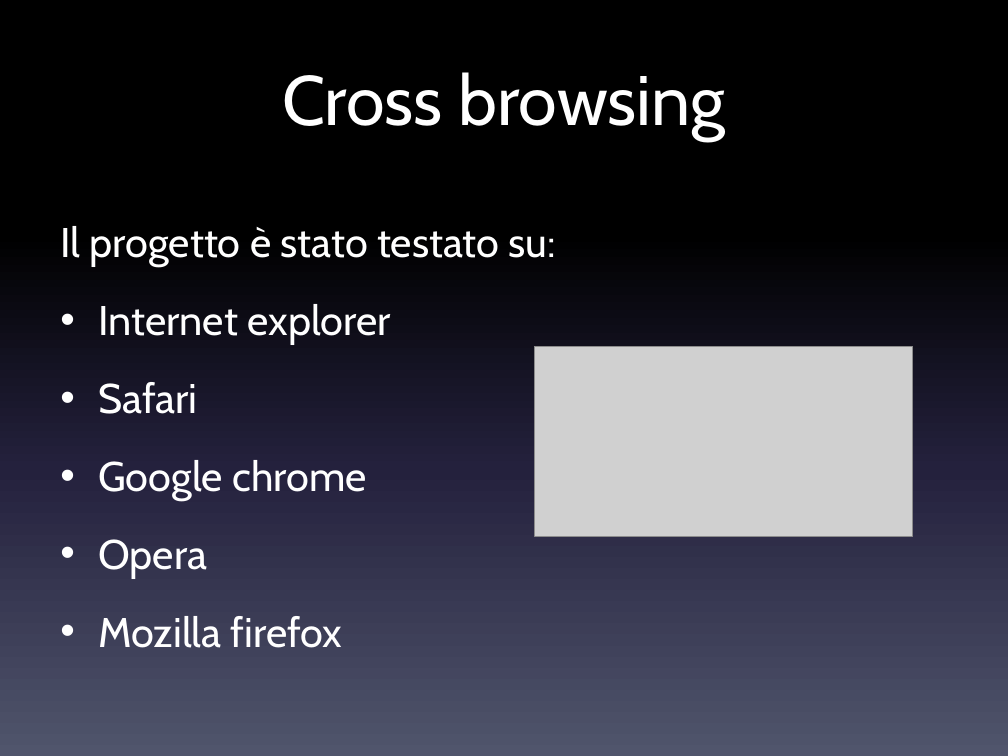
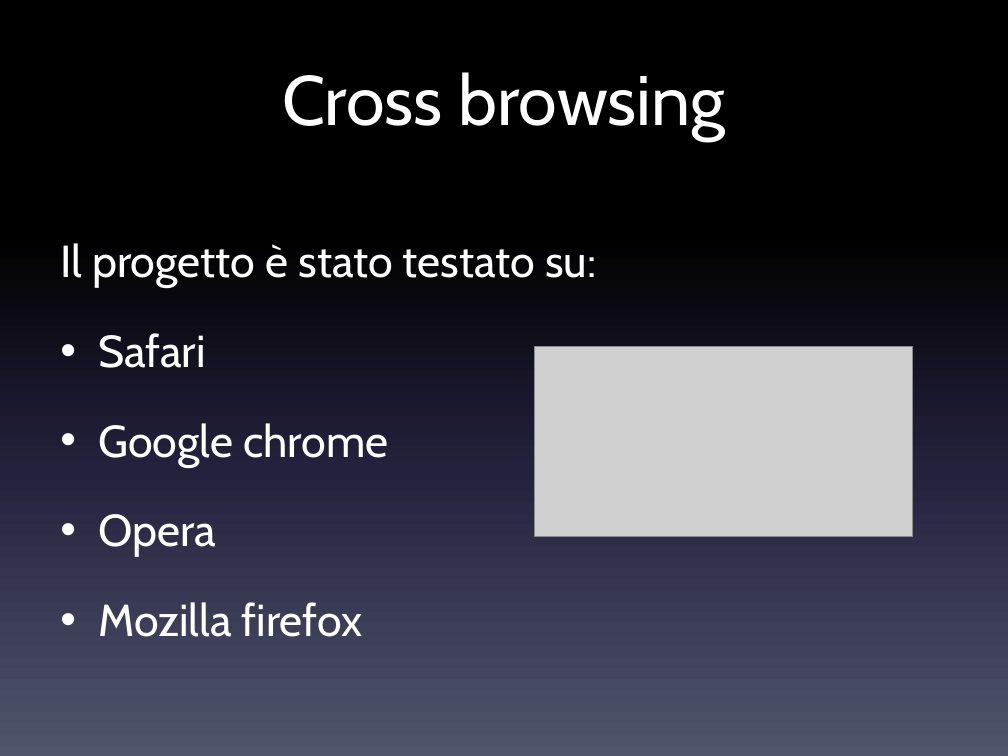
Before and after one commit to danielegenta/ProjectTPSI_Spider, a slide deck: slide 16 of Presentazione_Spider.pptx. Drawn at 1008x756 pixels with LibreOffice and Linux fonts; fonts in the diff are those of the drawing; grey boxes stand for pictures. Boxes give left, top, right and bottom in pixels: in the first picture for what was removed or moved away, otherwise in the second. Text is boxed around its words. In the diff, an @@ line names an element or a change of style, - is before the commit and + after.

```diff
--- a/Presentazione_Spider.pptx
+++ b/Presentazione_Spider.pptx
@@ text "Il progetto è stato testato ..." at <box>60,243,596,637</box>: size 29.6 to 32 pt; line spacing 1.4 to 1.5 @@
@@ text at <box>98,304,390,345</box>: paragraph removed @@
-• Internet explorer
```
Also in this commit, not shown: 9 other slides changed, 8 other files.
